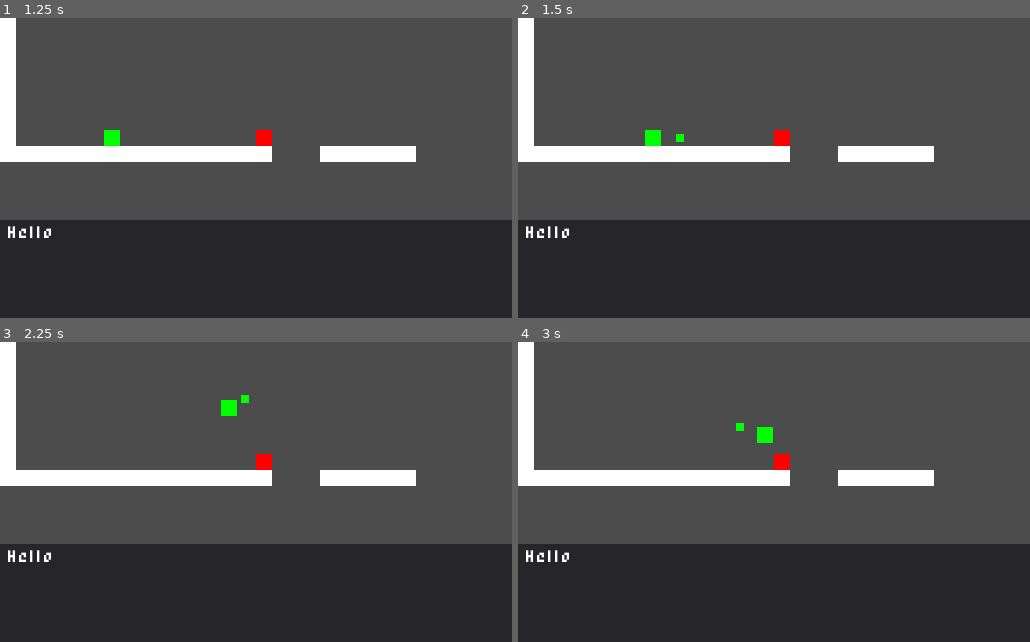
Above: before the commit, frames 1-4 (two rows, left to right).
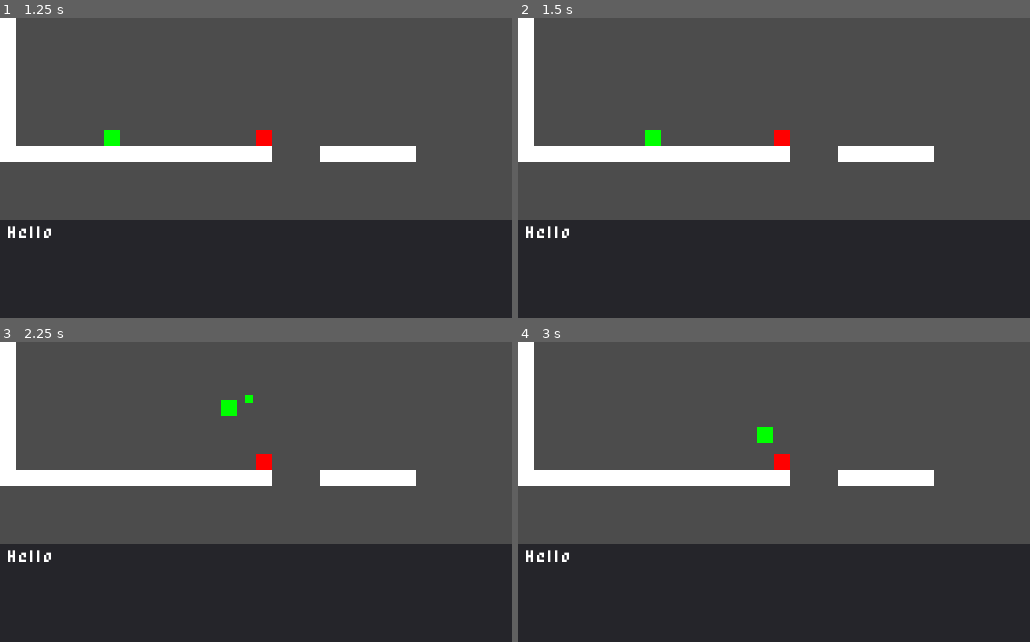
Above: after the commit, the same moments.

Repository: rodriguezric/Adventure-Plat-1
Game: Godot game, scene res://scenes/Main.tscn
Two runs of this game, one before a commit and one after it. Both use one fixed random seed, a clock stepped at 60 frames per second and the inputs below.
Inputs:
- Up to frame 1 (1.25 s): click "START" at 0.5 s
- Up to frame 2 (1.5 s): tap Enter (ui_accept) at 1.25 s; hold D (move_right) from 1.28 s (still down); hold Shift (attack) from 1.28 s (still down)
- Up to frame 3 (2.25 s): keep holding D (move_right); tap W (jump) at 1.52 s; release Shift (attack) at 2.03 s; tap Shift (attack) at 2.1 s
- Up to frame 4 (3 s): tap W (jump) at 2.27 s; release D (move_right) at 2.78 s; hold A (move_left) from 2.78 s (still down); hold Shift (attack) from 2.78 s (still down)

Frame 1 is identical in both runs. In frame 2, less than 0.1% of the frame differs, in the area x 30-33%, y 38-42%; in frame 3, less than 0.1%; in frame 4, less than 0.1%.

Commit message:
✨ - GM sets projectile defaults.

Diff:
--- a/scenes/Projectile.tscn
+++ b/scenes/Projectile.tscn
@@ -17,5 +17,4 @@
 
 [node name="LifeTimer" type="Timer" parent="."]
 wait_time = 0.5
-autostart = true
 [connection signal="timeout" from="LifeTimer" to="." method="_on_LifeTimer_timeout"]
--- a/scripts/Player.gd
+++ b/scripts/Player.gd
@@ -112,10 +112,13 @@
 
 
 func shoot() -> void:
-	var bullet = bullet_resource.instance()
-	bullet.transform = transform
-	bullet.dir = dir
-	get_parent().add_child(bullet)
+	if GM.bullets_live < GM.weapon.max:
+		var bullet = bullet_resource.instance()
+		bullet.transform = transform
+		bullet.dir = dir
+		get_parent().add_child(bullet)
+		bullet.initialize_from_gm()
+		bullet.speed += abs(move.x)
 
 
 func _on_Stun_change_state() -> void:
--- a/scripts/Projectile.gd
+++ b/scripts/Projectile.gd
@@ -1,14 +1,18 @@
 extends Area2D
 
 
+onready var timer = $LifeTimer
+
 var speed: int = 250
 var damage: int = 1
-var shoot_direction: float = 0
 var dir: int = Directions.RIGHT
 
 
-func rotate_to_direction() -> void:
-	rotate(shoot_direction)
+func initialize_from_gm() -> void:
+	GM.bullets_live += 1
+	damage = GM.weapon.damage
+	speed = GM.weapon.speed
+	timer.start(GM.weapon.time)
 
 
 func _physics_process(delta: float) -> void:
@@ -16,5 +20,8 @@
 
 
 func _on_LifeTimer_timeout() -> void:
-	#emit death signal
 	queue_free()
+
+func _notification(type):
+	if type == NOTIFICATION_PREDELETE:
+		GM.bullets_live -= 1
--- a/scripts/autoload/GM.gd
+++ b/scripts/autoload/GM.gd
@@ -1,5 +1,6 @@
 extends Node
 
+var bullets_live: int = 0
 
 var player = {
 	"max_health": 4
@@ -7,8 +8,8 @@
 
 var weapon = {
 	"max": 1,
-	"speed": 200,
-	"time": 0.1,
+	"speed": 150,
+	"time": 0.15,
 	"damage": 1
 }
 
